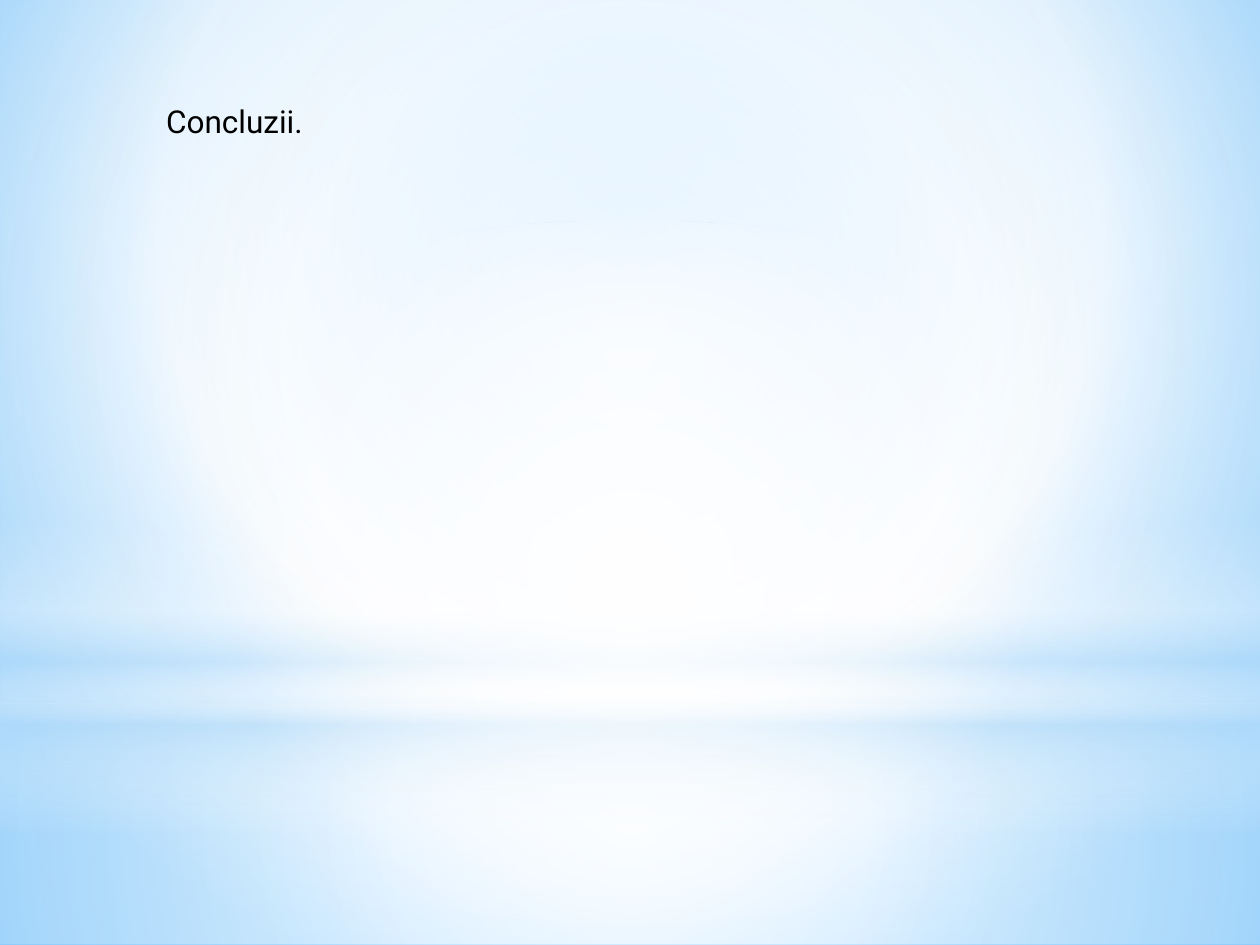
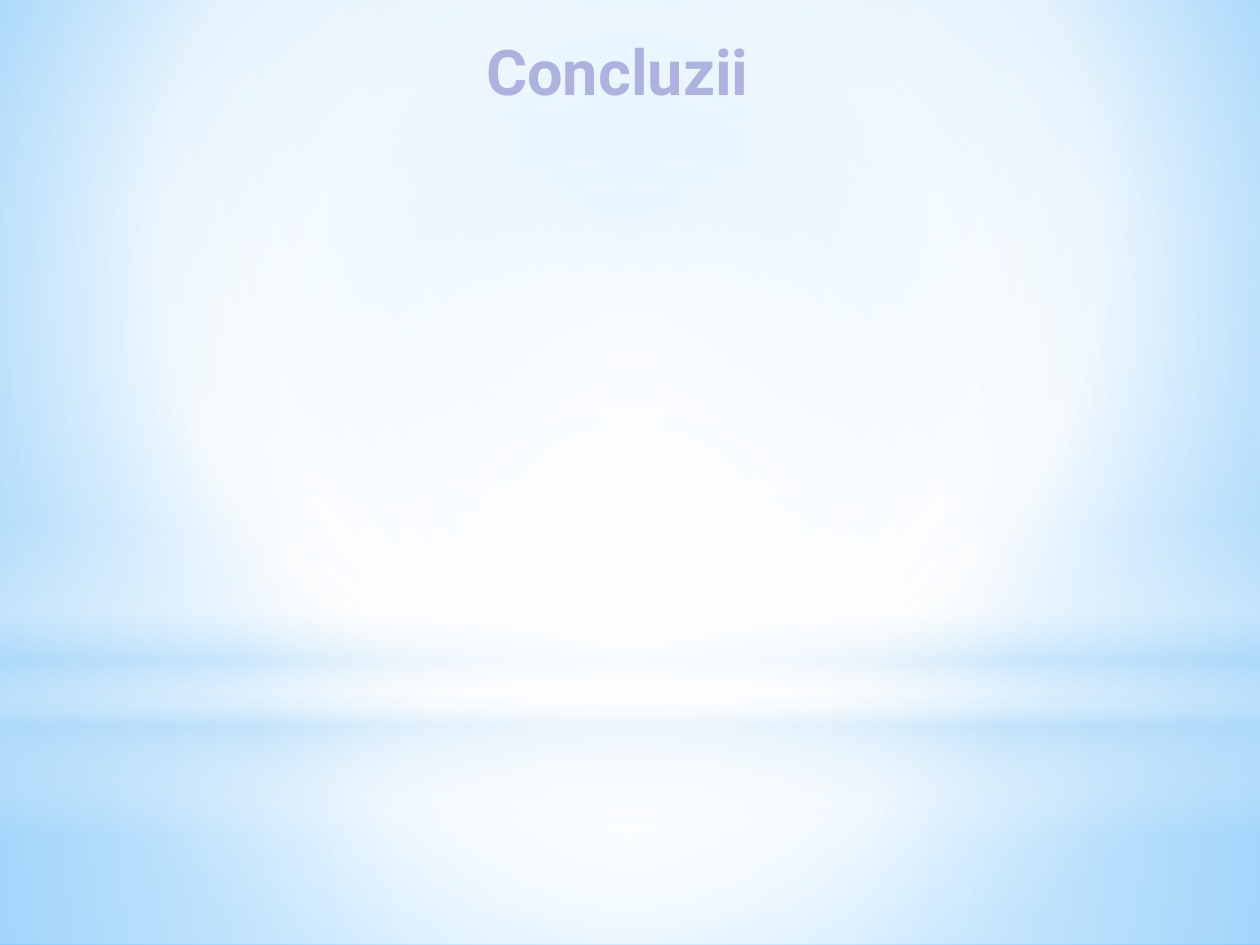
Before and after one commit to MihaiBadescu/Licenta, a slide deck: slide 12 of Licenta.pptx. Drawn at 1260x945 pixels with LibreOffice and Linux fonts; fonts in the diff are those of the drawing. Boxes give left, top, right and bottom in pixels: in the first picture for what was removed or moved away, otherwise in the second. Text is boxed around its words. In the diff, an @@ line names an element or a change of style, - is before the commit and + after.

```diff
--- a/Licenta.pptx
+++ b/Licenta.pptx
@@ text at box(486, 48, 748, 95): text changed; size 18 to 36 pt; text colour #000000 to gradient #8D9CFF to #3A4C94; bold on @@
-Concluzii.
+Concluzii
```
Also in this commit, not shown: 1 other slide changed, 5 slides added, 5 slides removed.
